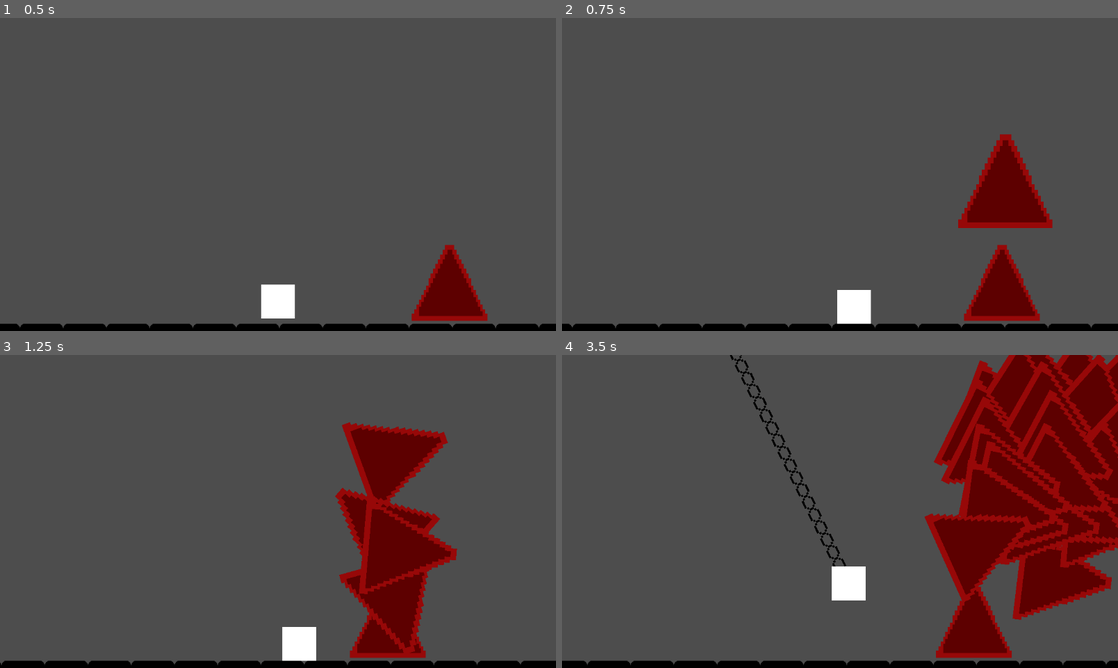
Above: before the commit, frames 1-4 (two rows, left to right).
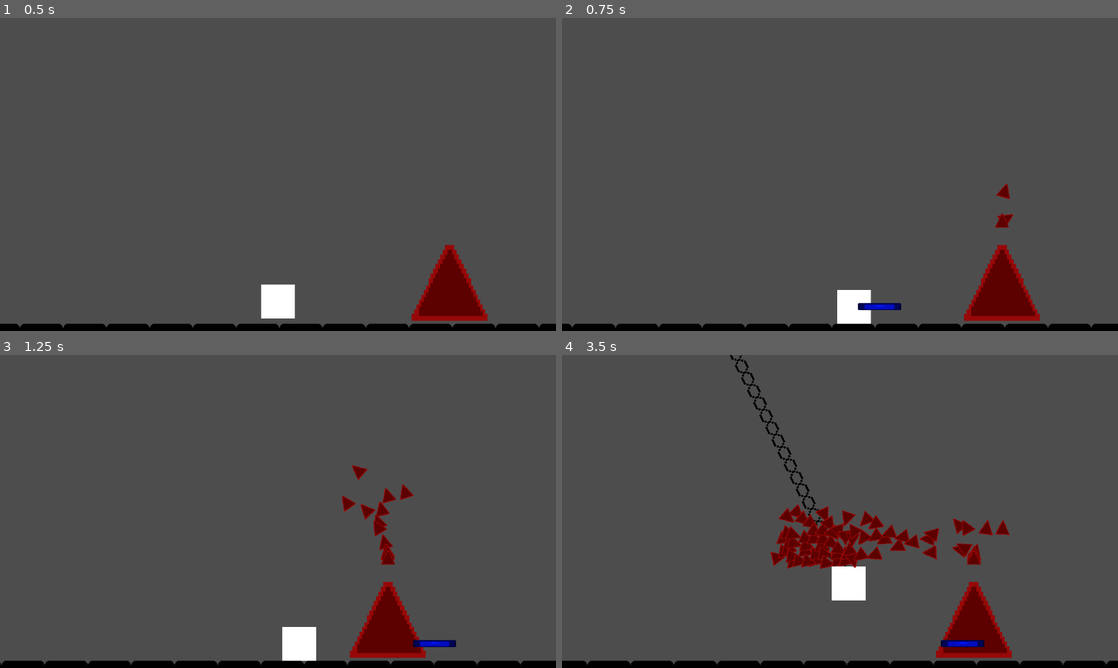
Above: after the commit, the same moments.

Repository: LitheFulminare/Operation-Venulysian
Game: Godot game, scene res://Game scenes/Shredder boss test.tscn
Same seed, same stepped clock (60 frames per second), same inputs: the game is played once before the commit and once after it. This scene is started directly instead of the project's main scene. The engine's default icon, where the game draws it, is replaced by a stand-in: a white triangle on a blue panel in a dark square.
Inputs (mouse positions are in pixels of both pictures, inside the frame that each line leads up to):
- Up to frame 1 (0.5 s): no input
- Up to frame 2 (0.75 s): tap Enter (ui_accept) at 0.5 s; move the mouse to (962, 158) at 0.52 s; hold D (Right) from 0.53 s (still down); click (962, 158) at 0.6 s
- Up to frame 3 (1.25 s): keep holding D (Right); tap Enter (ui_accept) at 0.77, 0.8, 1.07 s
- Up to frame 4 (3.5 s): move the mouse to (728, 527) at 1.27 s; tap Enter (ui_accept) at 1.35, 1.52, 1.82, 2.3, 3.02, 3.32 s; click (728, 527) at 1.55 s; move the mouse to (895, 442) at 2.02 s; release D (Right) at 2.03 s; hold A (Left) 2.03-2.78 s; tap Shift (Dash) at 2.1 s; move the mouse to (812, 574) at 2.77 s; hold D (Right) from 2.78 s (still down); tap F (Grappling Hook) at 2.85 s; click (812, 574) at 3.05 s

Frame 1 is identical in both runs. In frame 2, 3.0% of the frame differs, in the area x 53-89%, y 37-94%; in frame 3, 8.2%; in frame 4, 25%, in the area x 37-100%, y 0-94%.

Commit message:
ajusted shredder spawn position and scale

Diff:
--- a/Operation Venulysian/Enemies/Bosses/Shredder Boss/Shredder Boss.tscn
+++ b/Operation Venulysian/Enemies/Bosses/Shredder Boss/Shredder Boss.tscn
@@ -23,10 +23,10 @@
 [node name="Shredder Nodes" type="Node2D" parent="."]
 
 [node name="Shredder Spawn" type="Marker2D" parent="Shredder Nodes"]
-position = Vector2(0, -30)
+position = Vector2(0, -26.28)
 
 [node name="Boundary Area" type="Area2D" parent="Shredder Nodes"]
-position = Vector2(0, -60)
+position = Vector2(0, -42.205)
 collision_layer = 32
 collision_mask = 0
 
--- a/Operation Venulysian/Enemies/Bosses/Shredder Boss/shredder_boss.gd
+++ b/Operation Venulysian/Enemies/Bosses/Shredder Boss/shredder_boss.gd
@@ -19,7 +19,7 @@
 		shredder.global_position = shredder_spawn.global_position
 		shredder.rotate(deg_to_rad(270))
 
-		if i % 2 == 0:
-			shredder.global_position.x += 10
+		#if i % 2 == 0:
+			#shredder.global_position.x += 10
 
 		await get_tree().create_timer(shredder_spawn_delay).timeout
--- a/Operation Venulysian/Enemies/Shredder/Shredder.tscn
+++ b/Operation Venulysian/Enemies/Shredder/Shredder.tscn
@@ -10,6 +10,7 @@
 size = Vector2(230, 165)
 
 [node name="Shredder" type="Area2D" groups=["boid"]]
+scale = Vector2(0.15, 0.15)
 collision_layer = 8
 collision_mask = 33
 script = ExtResource("1_grmx2")
--- a/Operation Venulysian/Enemies/Shredder/shredder.gd
+++ b/Operation Venulysian/Enemies/Shredder/shredder.gd
@@ -1,7 +1,7 @@
 class_name Shredder extends Area2D
 
 @export var speed: float = 7
-@export var movv: float = 45
+@export var movv: float = 15 # algo entre 15 e 45 são valorens bons
 @export var boundary_force: float = 1
 
 var rays: Array[RayCast2D]
--- a/Operation Venulysian/Game scenes/Shredder boss test.tscn
+++ b/Operation Venulysian/Game scenes/Shredder boss test.tscn
@@ -38,5 +38,7 @@
 
 [node name="ShredderBoss" parent="." instance=ExtResource("5_2aoru")]
 position = Vector2(2168, 648)
+shredder_count = 15
+shredder_spawn_delay = 0.1
 
 [editable path="Player"]
--- a/Operation Venulysian/Player/Scripts/projectile.gd
+++ b/Operation Venulysian/Player/Scripts/projectile.gd
@@ -6,9 +6,9 @@
 func _process(delta: float) -> void:
 	global_position += (direction * speed) * delta
 
-func shoot(direction: Vector2, speed: float) -> void:
-	self.direction = direction
-	self.speed = speed
+func shoot(dir: Vector2, velocity: float) -> void:
+	direction = dir
+	speed = velocity
 
 func _on_timer_timeout() -> void:
 	queue_free()
